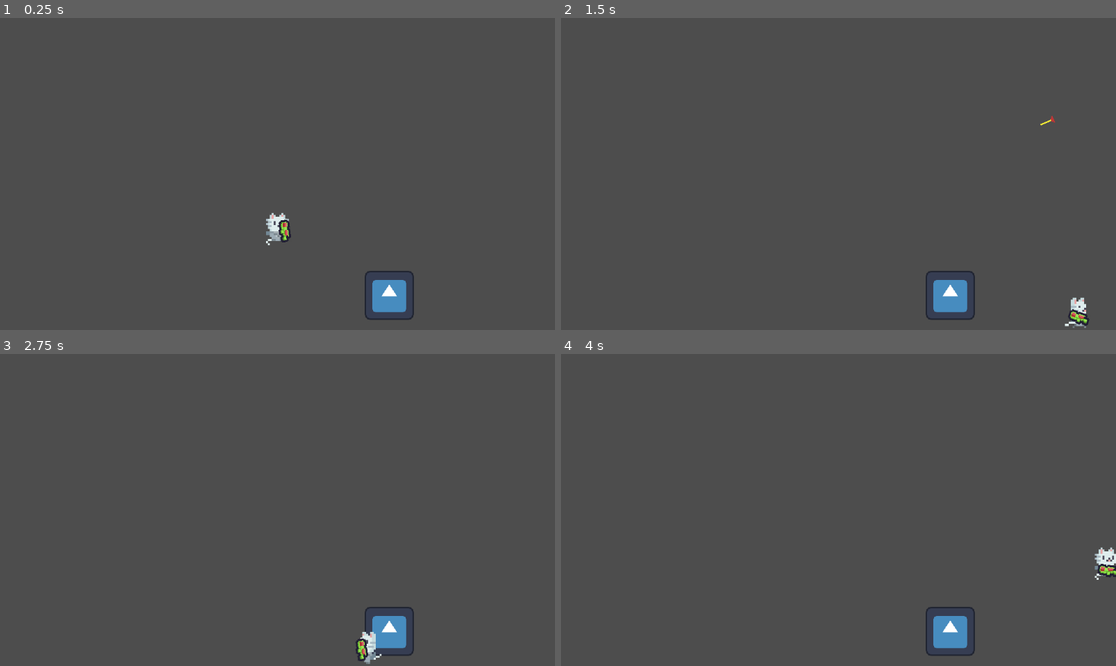
Above: before the commit, frames 1-4 (two rows, left to right).
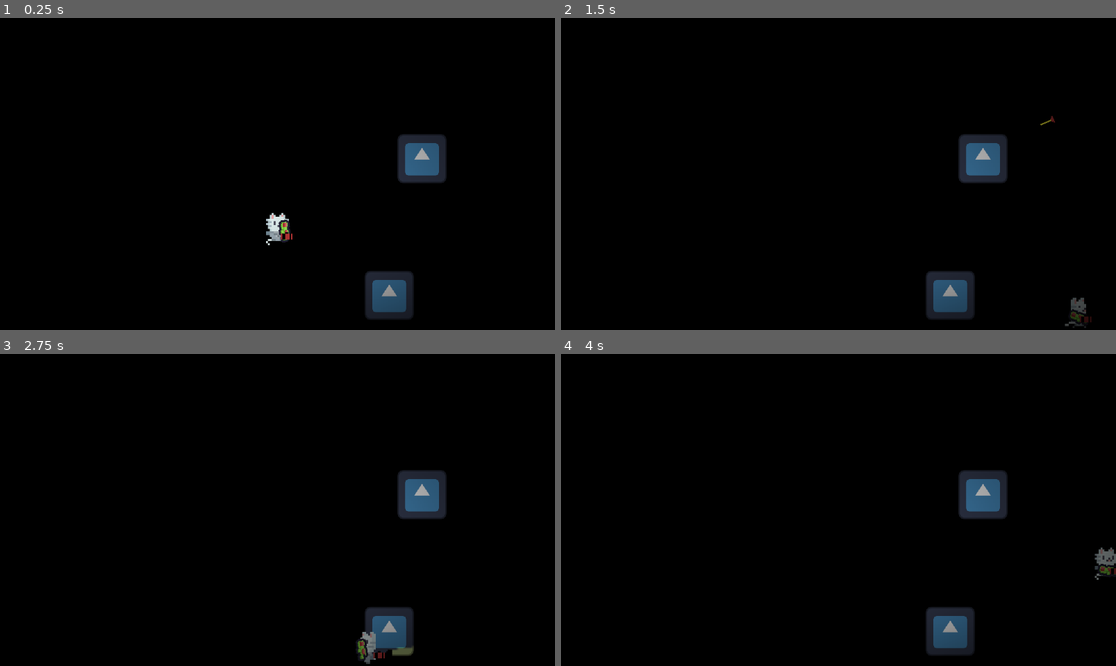
Above: after the commit, the same moments.

Repository: TLeTu/Jam02-Kitty-Night
Game: Godot game, scene res://Nodes/game.tscn
The game is run twice, just before and just after one commit, with the same random seed, the same clock (stepped at 60 frames per second) and the same inputs. Before the commit the project starts from res://game.tscn. The engine's default icon, where the game draws it, is replaced by a stand-in: a white triangle on a blue panel in a dark square.
Inputs (mouse positions are in pixels of both pictures, inside the frame that each line leads up to):
- Up to frame 1 (0.25 s): no input
- Up to frame 2 (1.5 s): move the mouse to (960, 158) at 0.52 s; hold D (MoveRight) from 0.53 s (still down); click (960, 158) at 0.6 s; tap Space (Jump) at 0.77 s; move the mouse to (727, 189) at 1.27 s; click (727, 189) at 1.35 s
- Up to frame 3 (2.75 s): tap Space (Jump) at 1.52 s; move the mouse to (333, 441) at 2.02 s; release D (MoveRight) at 2.03 s; hold A (MoveLeft) from 2.03 s (still down); click (333, 441) at 2.1 s
- Up to frame 4 (4 s): move the mouse to (810, 572) at 2.77 s; release A (MoveLeft) at 2.78 s; hold D (MoveRight) from 2.78 s (still down); click (810, 572) at 2.85 s; tap Space (Jump) at 3.02, 3.77 s; move the mouse to (1005, 556) at 3.52 s; click (1005, 556) at 3.6 s

The runs differ from the first frame. In frame 1, 100% of the frame differs, in the area x 0-100%, y 0-100%; in frame 2, 100%; in frame 3, 100%; in frame 4, 100%.

Commit message:
Add flashlight + Vent monster
Added light source for the closet monster mechanic + added basic vent monster

Diff:
--- a/Nodes/bullet.tscn
+++ b/Nodes/bullet.tscn
@@ -1,12 +1,14 @@
 [gd_scene load_steps=4 format=3 uid="uid://byb5x30gbk0vb"]
 
 [ext_resource type="Texture2D" uid="uid://cq7j27ebjjcwx" path="res://Sprites/Bullet.png" id="1_b3pb6"]
-[ext_resource type="Script" path="res://_Scripts/Unit/BulletController.gd" id="1_tmsvf"]
+[ext_resource type="Script" path="res://_Scripts/Unit/Bullet.gd" id="1_tmsvf"]
 
 [sub_resource type="RectangleShape2D" id="RectangleShape2D_tuchp"]
 size = Vector2(2, 5)
 
 [node name="Bullet" type="Area2D"]
+collision_layer = 16
+collision_mask = 8
 script = ExtResource("1_tmsvf")
 
 [node name="Sprite2D" type="Sprite2D" parent="."]
--- /dev/null
+++ b/Nodes/flash_light.tscn
@@ -0,0 +1,15 @@
+[gd_scene load_steps=3 format=3 uid="uid://fe4nciqkjdv1"]
+
+[ext_resource type="Texture2D" uid="uid://cej8bdhuqxk7i" path="res://Sprites/Flashlight.png" id="1_7nj3y"]
+[ext_resource type="Texture2D" uid="uid://c1gp6dm13dold" path="res://Sprites/Light.png" id="2_qu6ls"]
+
+[node name="FlashLight" type="Node2D"]
+
+[node name="Sprite2D" type="Sprite2D" parent="."]
+scale = Vector2(0.75, 0.75)
+texture = ExtResource("1_7nj3y")
+
+[node name="PointLight2D" type="PointLight2D" parent="."]
+position = Vector2(52.25, 0)
+scale = Vector2(1.55469, 1)
+texture = ExtResource("2_qu6ls")
--- /dev/null
+++ b/Nodes/game.tscn
@@ -0,0 +1,87 @@
+[gd_scene load_steps=11 format=3 uid="uid://bvdip1dq8fq1c"]
+
+[ext_resource type="PackedScene" uid="uid://ct0pm8mailpw5" path="res://Nodes/player.tscn" id="1_ax0se"]
+[ext_resource type="PackedScene" uid="uid://cikrdb857r4yb" path="res://Nodes/gun.tscn" id="2_lo0um"]
+[ext_resource type="PackedScene" uid="uid://dxbyhq8rwhhq5" path="res://Nodes/station.tscn" id="3_cwfit"]
+[ext_resource type="PackedScene" uid="uid://ld67y88nc70g" path="res://Nodes/vent_monster.tscn" id="4_65h8a"]
+[ext_resource type="PackedScene" uid="uid://fe4nciqkjdv1" path="res://Nodes/flash_light.tscn" id="5_y4ngv"]
+[ext_resource type="Texture2D" uid="uid://vgn16yrbwnii" path="res://Sprites/black.png" id="6_0txx3"]
+
+[sub_resource type="WorldBoundaryShape2D" id="WorldBoundaryShape2D_cduvv"]
+
+[sub_resource type="WorldBoundaryShape2D" id="WorldBoundaryShape2D_qhcju"]
+normal = Vector2(1, 0)
+
+[sub_resource type="Gradient" id="Gradient_i3f8r"]
+offsets = PackedFloat32Array(0.25974, 1)
+colors = PackedColorArray(1, 1, 1, 1, 0, 0, 0, 1)
+
+[sub_resource type="GradientTexture2D" id="GradientTexture2D_lytcl"]
+gradient = SubResource("Gradient_i3f8r")
+fill = 1
+fill_from = Vector2(0.46789, 0.518349)
+
+[node name="Game" type="Node2D"]
+
+[node name="Camera2D" type="Camera2D" parent="."]
+zoom = Vector2(4, 4)
+
+[node name="Player" parent="." node_paths=PackedStringArray("_gun") instance=ExtResource("1_ax0se")]
+scale = Vector2(1.00391, 1.04514)
+_gun = NodePath("Gun")
+
+[node name="Gun" parent="Player" instance=ExtResource("2_lo0um")]
+position = Vector2(4, 4)
+
+[node name="FlashLight" parent="Player" instance=ExtResource("5_y4ngv")]
+position = Vector2(6.97274, 3.82724)
+scale = Vector2(0.996105, 0.95681)
+
+[node name="WorldBoundary" type="Node" parent="."]
+
+[node name="Floor" type="StaticBody2D" parent="WorldBoundary"]
+position = Vector2(0, 38)
+collision_layer = 4
+
+[node name="CollisionShape2D" type="CollisionShape2D" parent="WorldBoundary/Floor"]
+position = Vector2(0, 42)
+shape = SubResource("WorldBoundaryShape2D_cduvv")
+
+[node name="RightWall" type="StaticBody2D" parent="WorldBoundary"]
+rotation = 3.13794
+collision_layer = 4
+
+[node name="CollisionShape2D" type="CollisionShape2D" parent="WorldBoundary/RightWall"]
+position = Vector2(-144, 0)
+shape = SubResource("WorldBoundaryShape2D_qhcju")
+
+[node name="LefWall" type="StaticBody2D" parent="WorldBoundary"]
+collision_layer = 4
+
+[node name="CollisionShape2D" type="CollisionShape2D" parent="WorldBoundary/LefWall"]
+position = Vector2(-144, 0)
+shape = SubResource("WorldBoundaryShape2D_qhcju")
+
+[node name="Station" parent="." instance=ExtResource("3_cwfit")]
+position = Vector2(58, 63)
+
+[node name="VentMonster" parent="." instance=ExtResource("4_65h8a")]
+position = Vector2(75, -8)
+
+[node name="BackGround" type="Node" parent="."]
+
+[node name="Sprite2D" type="Sprite2D" parent="BackGround"]
+z_index = -100
+position = Vector2(1, 0)
+scale = Vector2(1.73387, 1)
+texture = ExtResource("6_0txx3")
+
+[node name="DirectionalLight2D" type="DirectionalLight2D" parent="."]
+position = Vector2(7, 4)
+scale = Vector2(1, 1)
+blend_mode = 1
+
+[node name="PointLight2D" type="PointLight2D" parent="."]
+position = Vector2(-72, 7.49999)
+scale = Vector2(6.96875, 2.85938)
+texture = SubResource("GradientTexture2D_lytcl")
--- a/Nodes/gun.tscn
+++ b/Nodes/gun.tscn
@@ -1,7 +1,7 @@
 [gd_scene load_steps=3 format=3 uid="uid://cikrdb857r4yb"]
 
 [ext_resource type="Texture2D" uid="uid://dw6u4ptm6pal1" path="res://Sprites/28.png" id="1_sx6m6"]
-[ext_resource type="Script" path="res://_Scripts/Unit/GunController.gd" id="1_vr5t7"]
+[ext_resource type="Script" path="res://_Scripts/Unit/Gun.gd" id="1_vr5t7"]
 
 [node name="Gun" type="Node2D"]
 scale = Vector2(0.5, 0.5)
--- a/Nodes/player.tscn
+++ b/Nodes/player.tscn
@@ -1,6 +1,6 @@
 [gd_scene load_steps=34 format=3 uid="uid://ct0pm8mailpw5"]
 
-[ext_resource type="Script" path="res://_Scripts/Unit/PlayerController.gd" id="1_sqme0"]
+[ext_resource type="Script" path="res://_Scripts/Unit/Player.gd" id="1_sqme0"]
 [ext_resource type="Texture2D" uid="uid://n8cohmex2sxn" path="res://Sprites/Meow-Knight_Idle.png" id="1_v7x5x"]
 [ext_resource type="Texture2D" uid="uid://dr70jr3pb2yum" path="res://Sprites/Meow-Knight_Run.png" id="2_5p0qi"]
 [ext_resource type="Texture2D" uid="uid://b1s61uotopcr5" path="res://Sprites/Meow-Knight_Jump.png" id="2_cqof8"]
--- a/Nodes/station.tscn
+++ b/Nodes/station.tscn
@@ -1,7 +1,7 @@
 [gd_scene load_steps=4 format=3 uid="uid://dxbyhq8rwhhq5"]
 
 [ext_resource type="Texture2D" uid="uid://dhc5k03knfi77" path="res://icon.svg" id="1_tatpm"]
-[ext_resource type="Script" path="res://_Scripts/Unit/StationController.gd" id="2_isscn"]
+[ext_resource type="Script" path="res://_Scripts/Unit/Station.gd" id="2_isscn"]
 
 [sub_resource type="RectangleShape2D" id="RectangleShape2D_ld1bd"]
 size = Vector2(26, 26)
--- /dev/null
+++ b/Nodes/vent_monster.tscn
@@ -0,0 +1,56 @@
+[gd_scene load_steps=9 format=3 uid="uid://ld67y88nc70g"]
+
+[ext_resource type="Script" path="res://_Scripts/Unit/VentMonster.gd" id="1_1mjqb"]
+[ext_resource type="Texture2D" uid="uid://dhc5k03knfi77" path="res://icon.svg" id="1_r8877"]
+[ext_resource type="Script" path="res://_Scripts/StateMachine/StateMachine.gd" id="3_sdqhq"]
+[ext_resource type="Script" path="res://_Scripts/StateMachine/Monster/Knocking.gd" id="4_oybpk"]
+[ext_resource type="Script" path="res://_Scripts/StateMachine/Monster/Hiding.gd" id="4_qfr8c"]
+[ext_resource type="Script" path="res://_Scripts/StateMachine/Monster/Entering.gd" id="5_ykewy"]
+[ext_resource type="Script" path="res://_Scripts/StateMachine/Monster/Entered.gd" id="6_pja5b"]
+
+[sub_resource type="RectangleShape2D" id="RectangleShape2D_cpj0y"]
+size = Vector2(24, 24)
+
+[node name="VentMonster" type="Area2D"]
+collision_layer = 8
+collision_mask = 16
+script = ExtResource("1_1mjqb")
+
+[node name="Sprite2D" type="Sprite2D" parent="."]
+scale = Vector2(0.2, 0.2)
+texture = ExtResource("1_r8877")
+
+[node name="CollisionShape2D" type="CollisionShape2D" parent="."]
+shape = SubResource("RectangleShape2D_cpj0y")
+
+[node name="StateMachine" type="Node" parent="." node_paths=PackedStringArray("_initialState")]
+script = ExtResource("3_sdqhq")
+_initialState = NodePath("Hiding")
+
+[node name="Hiding" type="Node" parent="StateMachine"]
+script = ExtResource("4_qfr8c")
+
+[node name="Knocking" type="Node" parent="StateMachine"]
+script = ExtResource("4_oybpk")
+
+[node name="Entering" type="Node" parent="StateMachine"]
+script = ExtResource("5_ykewy")
+
+[node name="Entered" type="Node" parent="StateMachine"]
+script = ExtResource("6_pja5b")
+
+[node name="Timer" type="Node" parent="."]
+
+[node name="HidingTimer" type="Timer" parent="Timer"]
+one_shot = true
+
+[node name="KnockingTimer" type="Timer" parent="Timer"]
+one_shot = true
+
+[node name="EnteringTimer" type="Timer" parent="Timer"]
+one_shot = true
+
+[connection signal="area_entered" from="." to="." method="_on_area_entered"]
+[connection signal="timeout" from="Timer/HidingTimer" to="." method="_on_hiding_timer_timeout"]
+[connection signal="timeout" from="Timer/KnockingTimer" to="." method="_on_knocking_timer_timeout"]
+[connection signal="timeout" from="Timer/EnteringTimer" to="." method="_on_entering_timer_timeout"]
--- /dev/null
+++ b/_Scripts/StateMachine/Monster/Entered.gd
@@ -0,0 +1,12 @@
+extends State
+class_name Entered
+
+
+# Called when the node enters the scene tree for the first time.
+func _ready() -> void:
+	pass # Replace with function body.
+
+
+# Called every frame. 'delta' is the elapsed time since the previous frame.
+func _process(delta: float) -> void:
+	pass
--- /dev/null
+++ b/_Scripts/StateMachine/Monster/Entering.gd
@@ -0,0 +1,11 @@
+extends State
+class_name Entering
+
+# Called when the node enters the scene tree for the first time.
+func _ready() -> void:
+	pass # Replace with function body.
+
+
+# Called every frame. 'delta' is the elapsed time since the previous frame.
+func _process(delta: float) -> void:
+	pass
--- /dev/null
+++ b/_Scripts/StateMachine/Monster/Hiding.gd
@@ -0,0 +1,4 @@
+extends State
+class_name Hiding
+
+@export var _hidingTime: float =  10
--- /dev/null
+++ b/_Scripts/StateMachine/Monster/Knocking.gd
@@ -0,0 +1,12 @@
+extends State
+class_name Knocking
+
+
+# Called when the node enters the scene tree for the first time.
+func _ready() -> void:
+	pass # Replace with function body.
+
+
+# Called every frame. 'delta' is the elapsed time since the previous frame.
+func _process(delta: float) -> void:
+	pass
--- a/_Scripts/StateMachine/StateMachine.gd
+++ b/_Scripts/StateMachine/StateMachine.gd
@@ -13,6 +13,8 @@
 	if _initialState:
 		_initialState.Enter()
 		_currentState = _initialState
+	else:
+		_currentState = get_child(0)
 
 # Called every frame. 'delta' is the elapsed time since the previous frame.
 func _process(delta: float) -> void:
@@ -34,3 +36,6 @@
 
 	nextState.Enter()
 	_currentState = nextState
+
+func _get_current_state():
+	return _currentState
--- a/_Scripts/Unit/StationController.gd
+++ b/_Scripts/Unit/Station.gd
@@ -8,7 +8,6 @@
 		_gun._add_bullet(1)
 
 func _on_body_entered(body) -> void:
-	print("player entered")
 	_playerIn = true
 	_gun = body.get_node("Gun")
 
--- /dev/null
+++ b/_Scripts/Unit/VentMonster.gd
@@ -0,0 +1,43 @@
+extends Area2D
+class_name VentMonster
+
+@export var _hidingTimer: Timer
+@export var _knockingTimer: Timer
+@export var _enteringTimer: Timer
+
+var currentState: State
+
+func _ready() -> void:
+	if not _hidingTimer:
+		_hidingTimer = get_node("Timer/HidingTimer")
+	if not _knockingTimer:
+		_knockingTimer = get_node("Timer/KnockingTimer")
+	if not _enteringTimer:
+		_enteringTimer = get_node("Timer/EnteringTimer")
+
+func _process(delta: float) -> void:
+	currentState = get_node("StateMachine")._get_current_state()
+	if currentState.get_name() == "Hiding" and _hidingTimer.is_stopped():
+		_hidingTimer.start(5)
+	if currentState.get_name() == "Knocking" and _knockingTimer.is_stopped():
+		_knockingTimer.start(5)
+	if currentState.get_name() == "Entering" and _enteringTimer.is_stopped():
+		_enteringTimer.start(5)
+
+func _on_area_entered(area: Area2D) -> void:
+	print(currentState.get_name())
+	if currentState.get_name() == "Knocking":
+		print("Pushed monster back")
+		currentState._transitioned.emit(currentState, "Hiding")
+	if currentState.get_name() == "Entering":
+		print("Pushed monster back")
+		currentState._transitioned.emit(currentState, "Knocking")
+
+func _on_hiding_timer_timeout() -> void:
+	currentState._transitioned.emit(currentState, "Knocking")
+
+func _on_knocking_timer_timeout() -> void:
+	currentState._transitioned.emit(currentState, "Entering")
+
+func _on_entering_timer_timeout() -> void:
+	print("You dead")
--- a/game.tscn
+++ /dev/null
@@ -1,50 +0,0 @@
-[gd_scene load_steps=6 format=3 uid="uid://bvdip1dq8fq1c"]
-
-[ext_resource type="PackedScene" uid="uid://ct0pm8mailpw5" path="res://Nodes/player.tscn" id="1_57ppt"]
-[ext_resource type="PackedScene" uid="uid://cikrdb857r4yb" path="res://Nodes/gun.tscn" id="2_86ogk"]
-[ext_resource type="PackedScene" uid="uid://dxbyhq8rwhhq5" path="res://Nodes/station.tscn" id="3_lnygh"]
-
-[sub_resource type="WorldBoundaryShape2D" id="WorldBoundaryShape2D_cduvv"]
-
-[sub_resource type="WorldBoundaryShape2D" id="WorldBoundaryShape2D_qhcju"]
-normal = Vector2(1, 0)
-
-[node name="Game" type="Node2D"]
-
-[node name="Camera2D" type="Camera2D" parent="."]
-zoom = Vector2(4, 4)
-
-[node name="Player" parent="." node_paths=PackedStringArray("_gun") instance=ExtResource("1_57ppt")]
-scale = Vector2(1.00391, 1.04514)
-_gun = NodePath("Gun")
-
-[node name="Gun" parent="Player" instance=ExtResource("2_86ogk")]
-position = Vector2(4, 4)
-
-[node name="WorldBoundary" type="Node" parent="."]
-
-[node name="Floor" type="StaticBody2D" parent="WorldBoundary"]
-position = Vector2(0, 38)
-collision_layer = 4
-
-[node name="CollisionShape2D" type="CollisionShape2D" parent="WorldBoundary/Floor"]
-position = Vector2(0, 42)
-shape = SubResource("WorldBoundaryShape2D_cduvv")
-
-[node name="RightWall" type="StaticBody2D" parent="WorldBoundary"]
-rotation = 3.13794
-collision_layer = 4
-
-[node name="CollisionShape2D" type="CollisionShape2D" parent="WorldBoundary/RightWall"]
-position = Vector2(-144, 0)
-shape = SubResource("WorldBoundaryShape2D_qhcju")
-
-[node name="LefWall" type="StaticBody2D" parent="WorldBoundary"]
-collision_layer = 4
-
-[node name="CollisionShape2D" type="CollisionShape2D" parent="WorldBoundary/LefWall"]
-position = Vector2(-144, 0)
-shape = SubResource("WorldBoundaryShape2D_qhcju")
-
-[node name="Station" parent="." instance=ExtResource("3_lnygh")]
-position = Vector2(58, 63)
--- a/project.godot
+++ b/project.godot
@@ -11,7 +11,7 @@
 [application]
 
 config/name="Kitty's Night"
-run/main_scene="res://game.tscn"
+run/main_scene="res://Nodes/game.tscn"
 config/features=PackedStringArray("4.3", "Forward Plus")
 config/icon="res://icon.svg"
 
@@ -48,6 +48,8 @@
 2d_physics/layer_1="player"
 2d_physics/layer_2="object"
 2d_physics/layer_3="terrain"
+2d_physics/layer_4="monster"
+2d_physics/layer_5="bullet"
 
 [rendering]
 
Binary file added: Sprites/Flashlight.png
Not shown, added: Sprites/Flashlight.png.import
Binary file added: Sprites/Light.png
Not shown, added: Sprites/Light.png.import
Binary file added: Sprites/black-background.jpg
Not shown, added: Sprites/black-background.jpg.import
Binary file added: Sprites/black.png
Not shown, added: Sprites/black.png.import
Renamed: _Scripts/Unit/BulletController.gd -> _Scripts/Unit/Bullet.gd
Renamed: _Scripts/Unit/GunController.gd -> _Scripts/Unit/Gun.gd
Renamed: _Scripts/Unit/PlayerController.gd -> _Scripts/Unit/Player.gd
